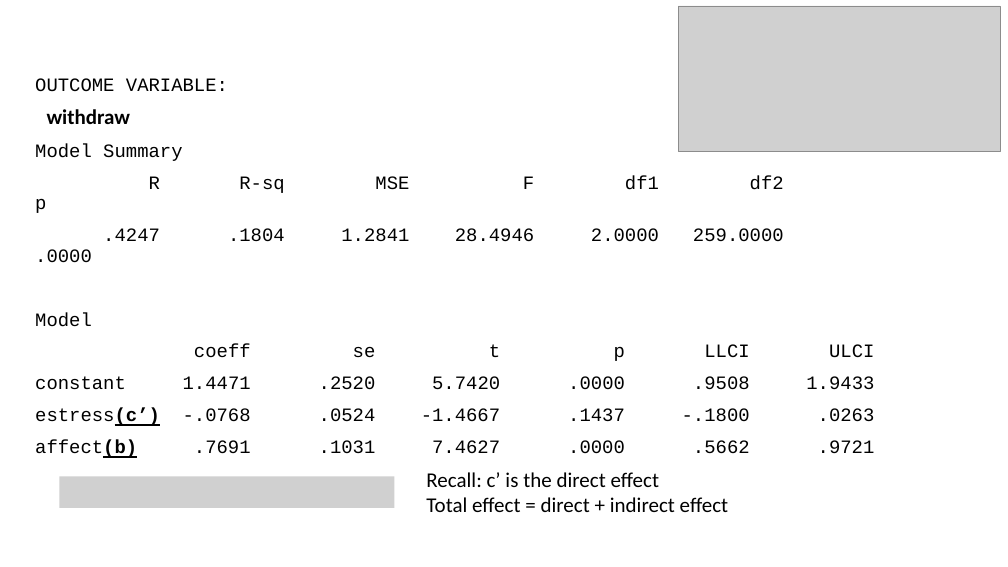
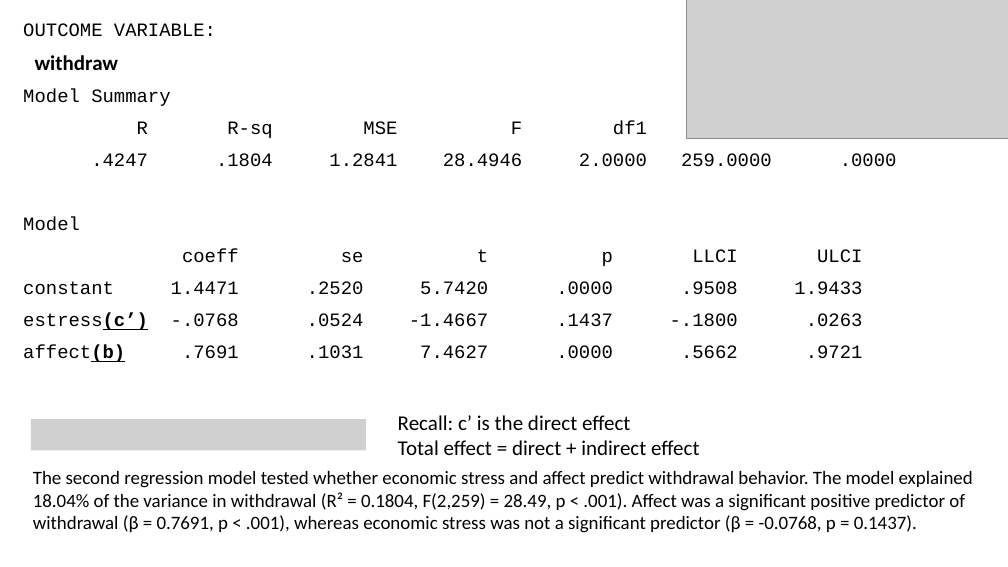
Before and after one commit to bigdataforsocialjustice/stats-for-social-justice, a slide deck: slide 50 of slides/medmod/lecture.pptx (slide 46 before the commit). Drawn at 1008x567 pixels with LibreOffice and Linux fonts; fonts in the diff are those of the drawing; grey boxes stand for pictures. Boxes give left, top, right and bottom in pixels: in the first picture for what was removed or moved away, otherwise in the second. Text is boxed around its words. In the diff, an @@ line names an element or a change of style, - is before the commit and + after.

```diff
--- a/slides/medmod/lecture.pptx
+++ b/slides/medmod/lecture.pptx
@@ text "OUTCOME VARIABLE:" rewrapped from (35,78,875,458) to (23,23,897,362) @@
@@ picture: place and size @@
-picture at (678,6,1000,152)
+picture at (686,0,1008,138)
@@ picture added at (31,419,366,450) @@
@@ text "Recall: c’ is the direct ...": place and size @@
-text "Recall: c’ is the direct ..." at (426,472,728,512)
+text "Recall: c’ is the direct ..." at (398,415,699,455)
@@ text added at (33,471,973,533), 18 pt, text #000000 @@
+The second regression model tested whether economic stress and affect predict withdrawal behavior. The model explained 18.04% of the variance in withdrawal (R² = 0.1804, F(2,259) = 28.49, p < .001). Affect was a significant positive predictor of withdrawal (β = 0.7691, p < .001), whereas economic stress was not a significant predictor (β = -0.0768, p = 0.1437).
@@ picture removed at (60,476,395,507) @@
```
Also in this commit, not shown: 3 other slides changed, 7 slides added, 14 slides removed.
